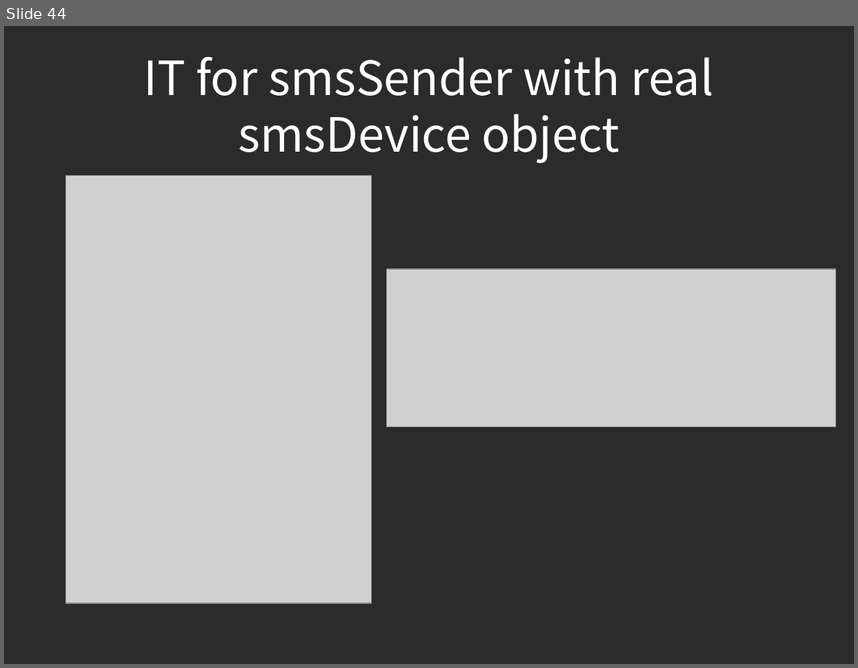
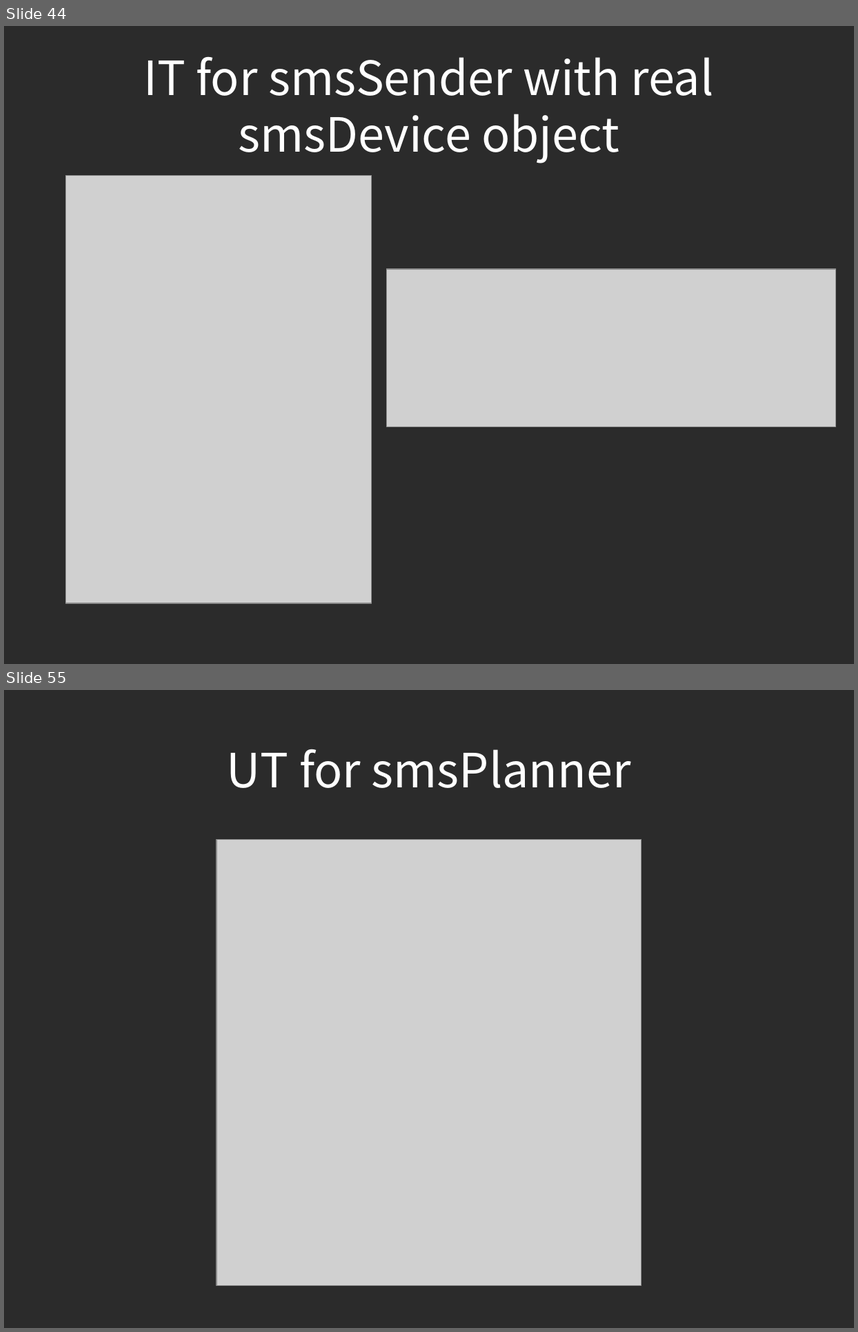
Before and after one commit to piotrek24061988/AutomaticTesting, a slide deck: module1/doc/AutomatedTesting.odp. Shown one above the other, each under a label of ours: slide 44 before the commit, slides 44 and 55 after it; the slides between them are not shown. The pictures are 858x668 and 858x1332 pixels, drawn with LibreOffice and Linux fonts; fonts in the diff are those of the drawing; grey boxes stand for pictures; background and template pictures are left out; a plain dark background stands for a picture behind light text. Boxes give left, top, right and bottom in pixels: in the first picture for what was removed or moved away, otherwise in the second. Text is boxed around its words. In the diff, an @@ line names an element or a change of style, - is before the commit and + after.

```diff
--- a/module1/doc/AutomatedTesting.odp
+++ b/module1/doc/AutomatedTesting.odp
@@ slide 55 added at (4, 690, 854, 1328), background picture (left out) @@
@@ title added at (227, 749, 631, 788), 44 pt, text #FFFFFF @@
+UT for smsPlanner
@@ picture added at (217, 839, 642, 1285) @@
```
Also in this commit, not shown: 1 slide changed, 22 other slides added.
